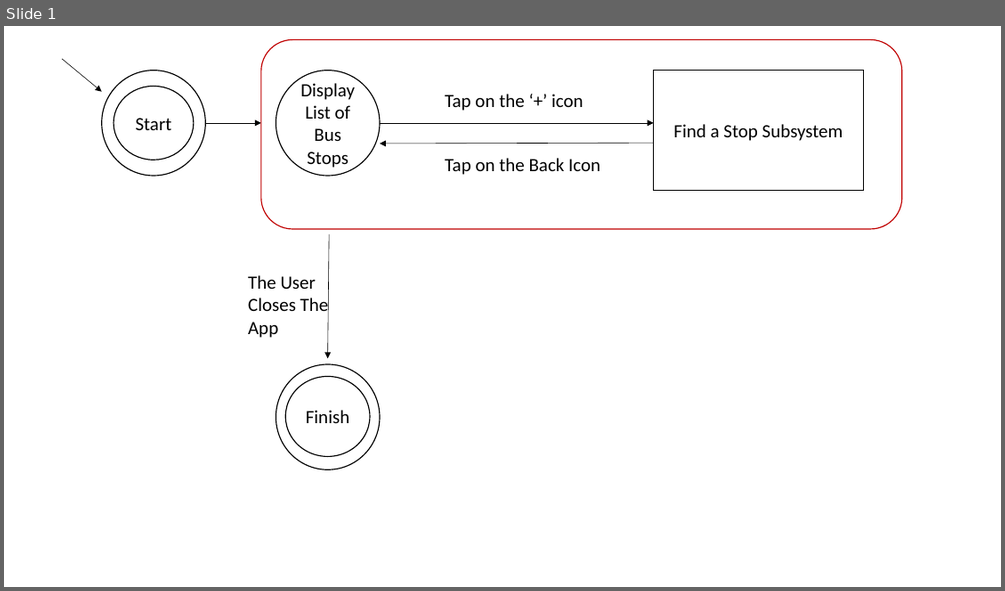
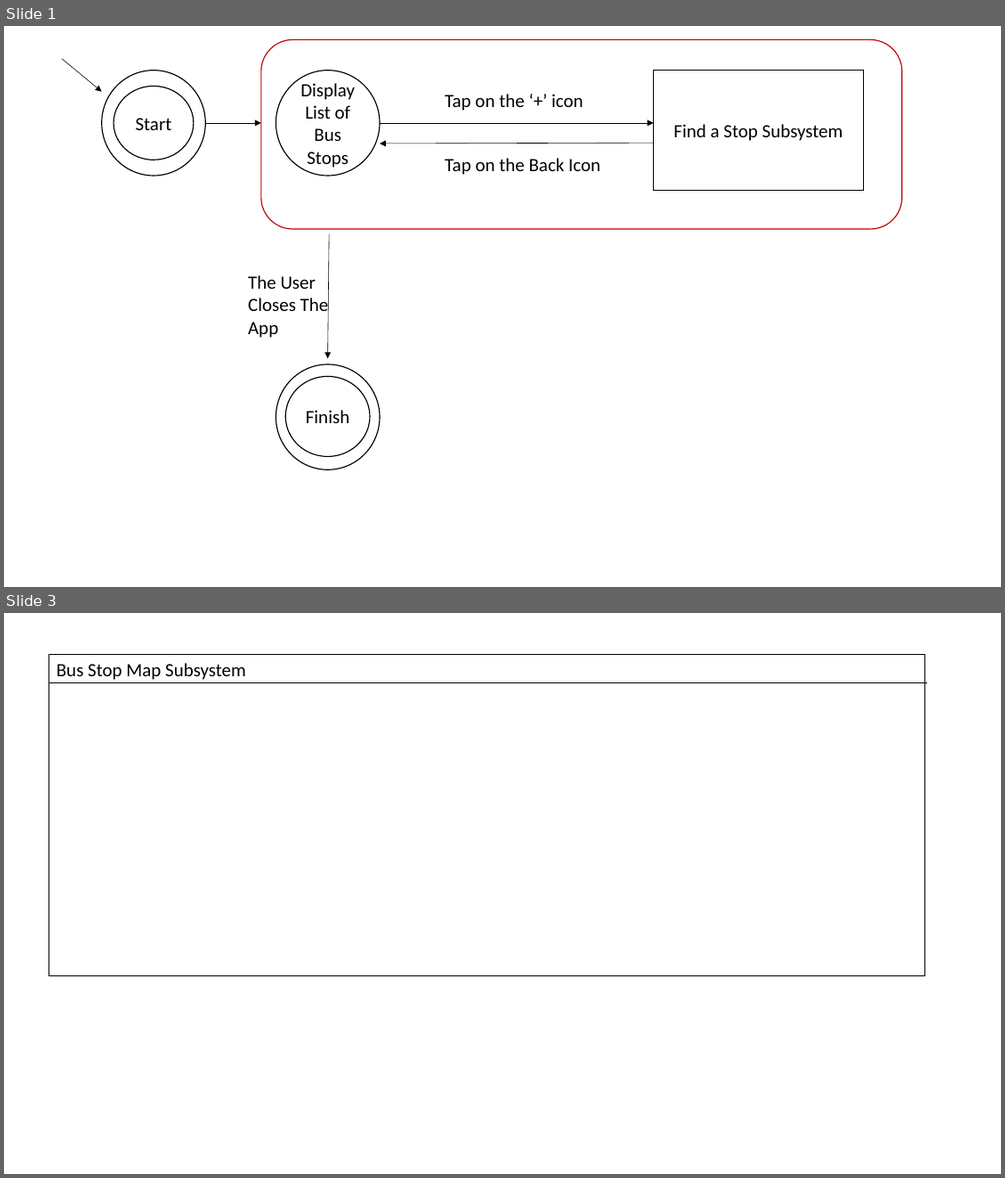
Before and after one commit to st970703/Usability_Evaluation, a slide deck: Assignment1_STN.pptx. Shown one above the other, each under a label of ours: slide 1 before the commit, slides 1 and 3 after it; the slides between them are not shown. The pictures are 1005x591 and 1005x1178 pixels, drawn with LibreOffice and Linux fonts; fonts in the diff are those of the drawing. Boxes give left, top, right and bottom in pixels: in the first picture for what was removed or moved away, otherwise in the second. Text is boxed around its words. In the diff, an @@ line names an element or a change of style, - is before the commit and + after.

```diff
--- a/Assignment1_STN.pptx
+++ b/Assignment1_STN.pptx
@@ slide 3 added at box(4, 613, 1001, 1174), background #FFFFFF @@
@@ rectangle added at box(48, 654, 924, 976), fill #FFFFFF, outline #000000 1 pt @@
@@ text added at box(57, 663, 246, 680), 18 pt, text #000000 @@
+Bus Stop Map Subsystem
@@ line added from (48, 682) to (928, 682), #000000 0.5 pt @@
```
Also in this commit, not shown: 1 slide changed, 3 other files.
